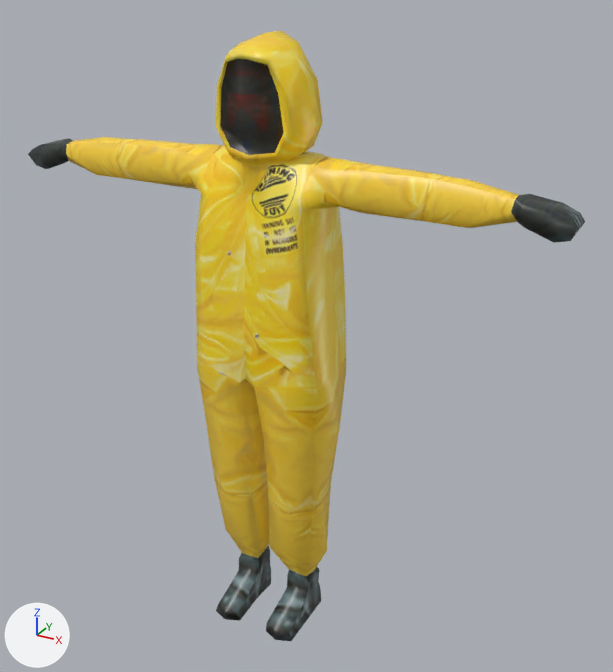
One commit to the FBX model assets/models/Hazmat_Character.fbx: the scene before it, then after it.
Both versions are drawn from a 50 mm camera at (1.6, -2.64, 2.64) aimed at (0.11, 0.07, 1.29). The axes (+X, +Y, +Z) are drawn at lower left. The lights are the same throughout. The picture after the commit comes second. Where no turn or scale is listed for an object, it has been applied to the vertices.

Script lines for the objects in view, before the commit:
```python
mat_hazmat = principled_material('Hazmat')
mat_hazmat.texture = img_hazmet_tex_png
mat_hazmat.roughness = 0.4
me_cube_008 = bpy.data.meshes.new('Cube.008')
me_cube_008.from_pydata(...)  # 426 vertices, 430 faces; spans x -1.13..1.13, y -0.24..0.19, z -0.01..2.42
me_cube_008.materials.append(mat_hazmat)  # picture img_hazmet_tex_png
ob_male_4 = bpy.data.objects.new('Male_4', me_cube_008)
ob_male_4.location = (0.0, 0.0, 0.0)
```
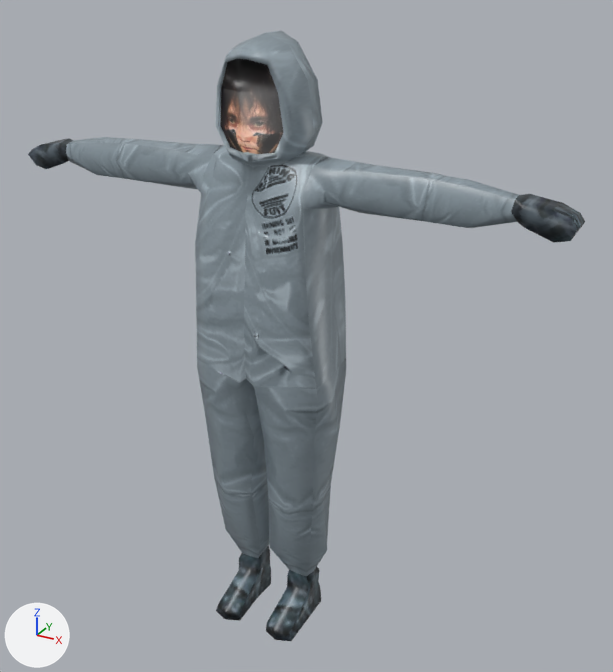
Boxes [x1, y1, x2, y2] around the edits, measured in the pictures (613 x 672 px):
'Male_4', surface changed, shading changed (yellow to grey): [28, 31, 579, 641] in both

Edits to the bpy script that builds the scene:
```text
Add img_strausov_png:
    img_strausov_png = load_image('strausov.png', 'strausov.png', 1024, 1024, 'sRGB')
Change mat_hazmat:
    mat_hazmat.texture: img_hazmet_tex_png -> img_strausov_png
Change me_cube_008:
    where me_cube_008.from_pydata(...)  # 426 vertices, 430 faces; spans x -1.13..1.13, y -0.24..0.19, z -0.01..2.42
    used by ob_male_4; location = (0.0, 0.0, 0.0)
    me_cube_008 part 1: its shading normals changed
```
